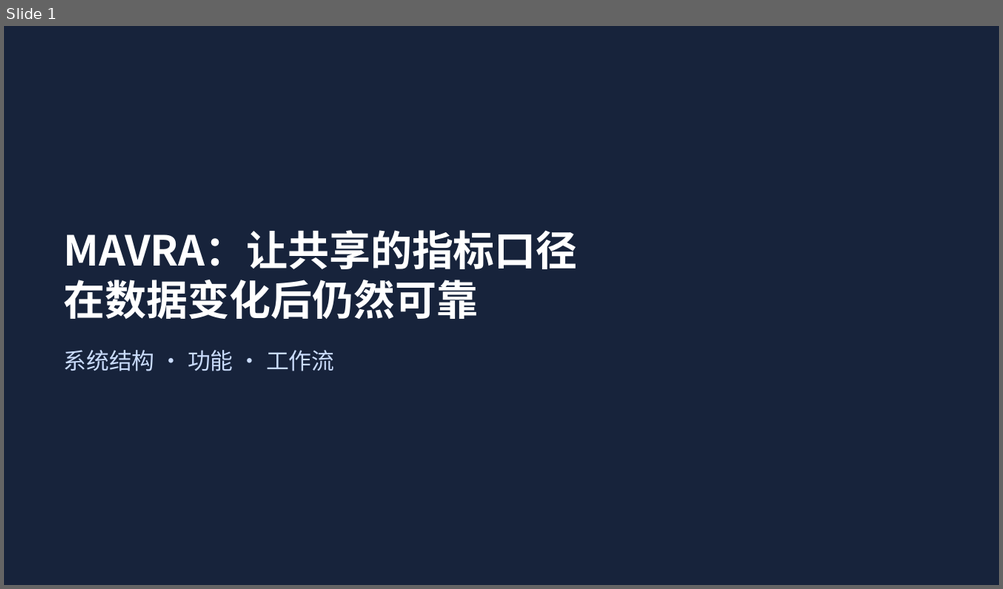
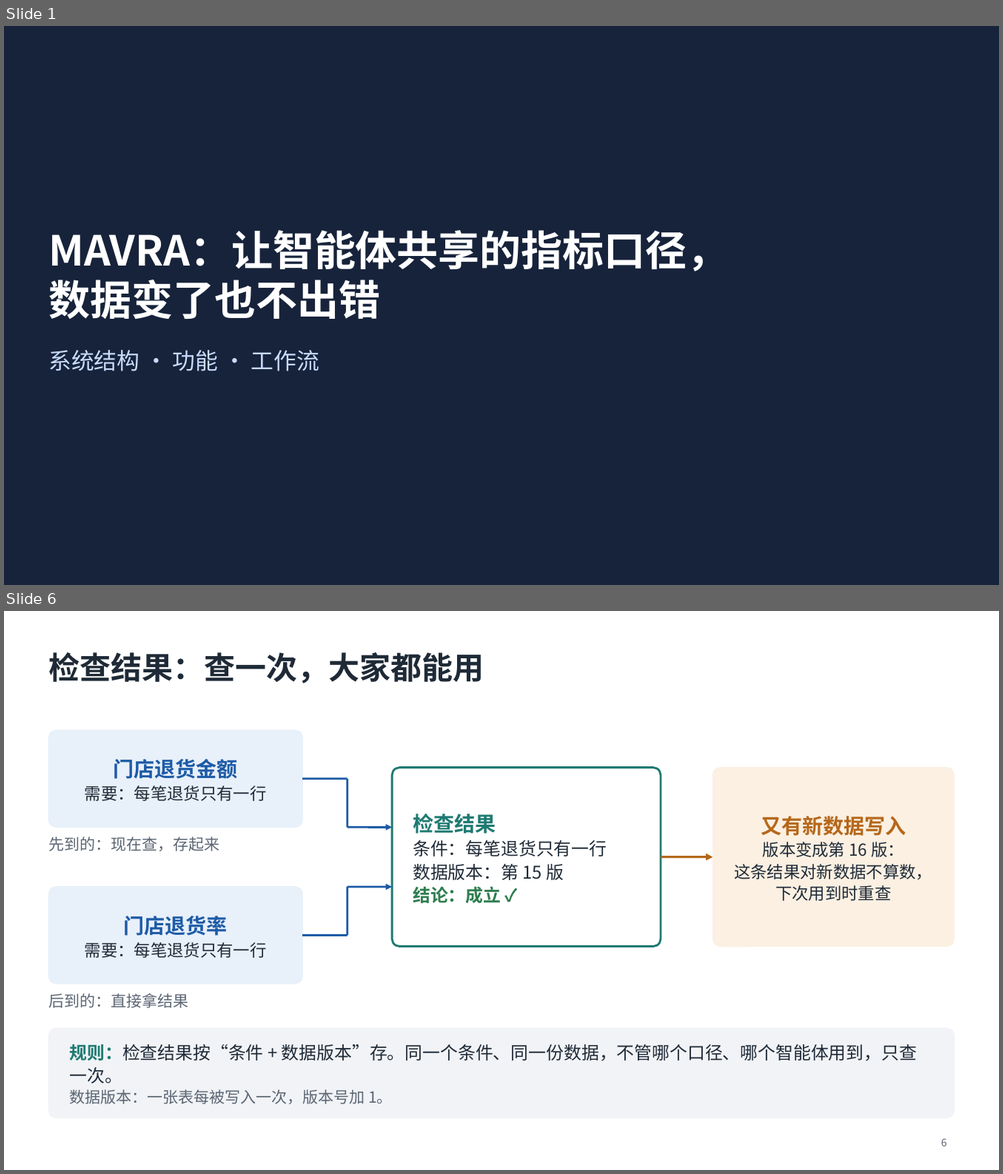
Before and after one commit to mmmttt000045/agent4db-adapter, a slide deck: docs/mavra-system.pptx. Shown one above the other, each under a label of ours: slide 1 before the commit, slides 1 and 6 after it; the slides between them are not shown. The pictures are 1003x589 and 1003x1174 pixels, drawn with LibreOffice and Linux fonts; fonts in the diff are those of the drawing. Boxes give left, top, right and bottom in pixels: in the first picture for what was removed or moved away, otherwise in the second. Text is boxed around its words. In the diff, an @@ line names an element or a change of style, - is before the commit and + after.

```diff
--- a/docs/mavra-system.pptx
+++ b/docs/mavra-system.pptx
@@ slide 6 added at (x1=4, y1=611, x2=999, y2=1170), background #FFFFFF @@
@@ title added at (x1=48, y1=652, x2=484, y2=684), 30 pt, text #1F2A37, bold @@
+检查结果：查一次，大家都能用
@@ rounded rectangle added at (x1=48, y1=730, x2=302, y2=827), fill #E8F0FA, outline #E8F0FA 1 pt, 16 pt, text #1F2A37 @@
+门店退货金额
+需要：每笔退货只有一行
@@ line added from (302, 779) to (347, 779), #1D5BA6 2 pt @@
@@ line added from (347, 779) to (347, 827), #1D5BA6 2 pt @@
@@ rounded rectangle added at (x1=392, y1=768, x2=660, y2=947), fill #FFFFFF, outline #1F7A72 2 pt, 17 pt, text #1F2A37 @@
+检查结果
+条件：每笔退货只有一行
+数据版本：第 15 版
+结论：成立 ✓
@@ rounded rectangle added at (x1=713, y1=768, x2=954, y2=947), fill #FBF0E2, outline #FBF0E2 1 pt, 16 pt, text #1F2A37 @@
+又有新数据写入
+版本变成第 16 版：
+这条结果对新数据不算数，
+下次用到时重查
@@ arrow added from (347, 827) to (392, 827), #1D5BA6 2 pt @@
@@ text added at (x1=48, y1=837, x2=219, y2=851), 15 pt, text #5B6573 @@
+先到的：现在查，存起来
@@ arrow added from (660, 857) to (713, 857), #B5671A 2.25 pt @@
@@ rounded rectangle added at (x1=48, y1=887, x2=302, y2=984), fill #E8F0FA, outline #E8F0FA 1 pt, 16 pt, text #1F2A37 @@
+门店退货率
+需要：每笔退货只有一行
@@ line added from (347, 936) to (347, 887), #1D5BA6 2 pt @@
@@ arrow added from (347, 887) to (392, 887), #1D5BA6 2 pt @@
@@ line added from (302, 936) to (347, 936), #1D5BA6 2 pt @@
@@ text added at (x1=48, y1=994, x2=188, y2=1008), 15 pt, text #5B6573 @@
+后到的：直接拿结果
@@ rounded rectangle added at (x1=48, y1=1029, x2=954, y2=1119), fill #F1F3F6, outline #F1F3F6 1 pt, 17 pt, text #1F2A37 @@
+规则：检查结果按“条件 + 数据版本”存。同一个条件、同一份数据，不管哪个口径、哪个智能体用到，只查一次。
+数据版本：一张表每被写入一次，版本号加 1。
@@ page number added at (x1=941, y1=1139, x2=947, y2=1147), 10 pt, text #5B6573 @@
+6
@@ slide 1 changed as well @@
@@ title at (x1=48, y1=230, x2=728, y2=319): text changed @@
-MAVRA：让共享的指标口径
-在数据变化后仍然可靠
+MAVRA：让智能体共享的指标口径，
+数据变了也不出错
@@ text "系统结构 · 功能 · 工作流" moved from (x1=64, y1=350, x2=334, y2=372) to (x1=48, y1=350, x2=319, y2=372) @@
```
Also in this commit, not shown: 1 other slide changed, 7 other slides added, 4 slides removed, 20 other files.
